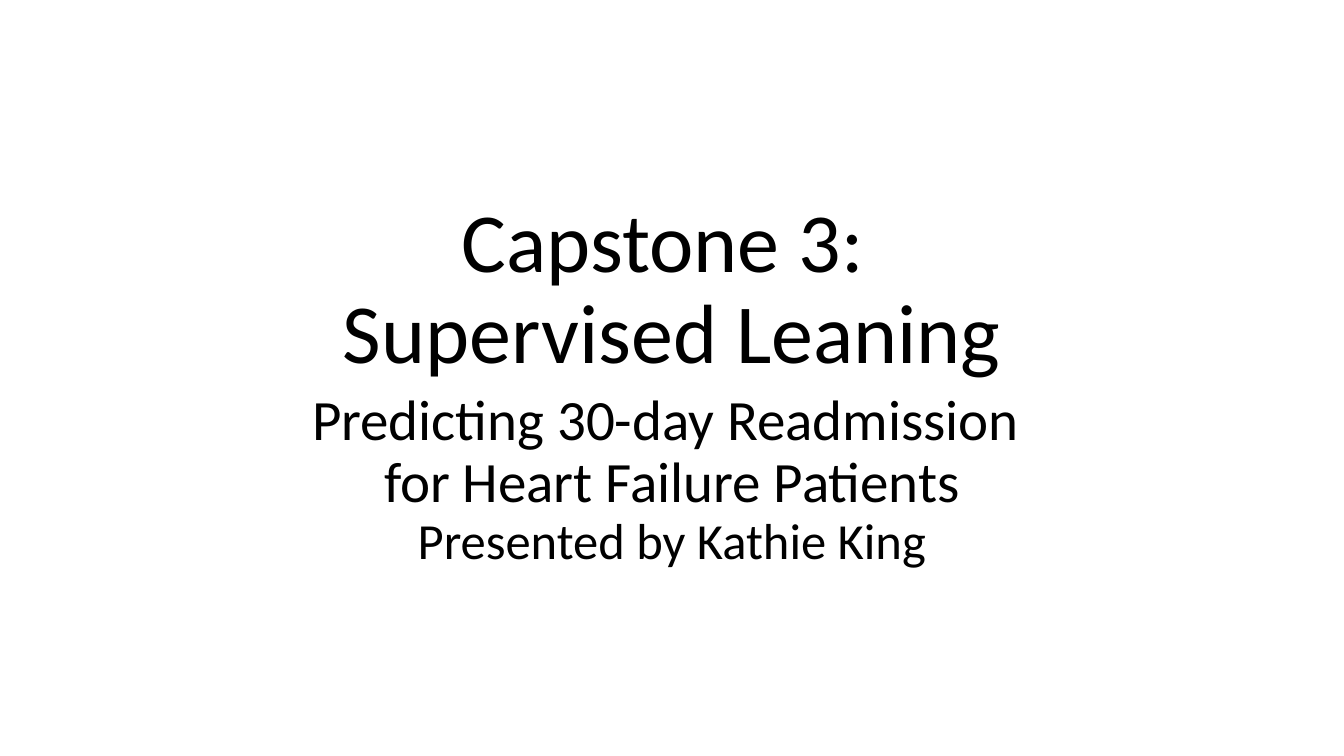
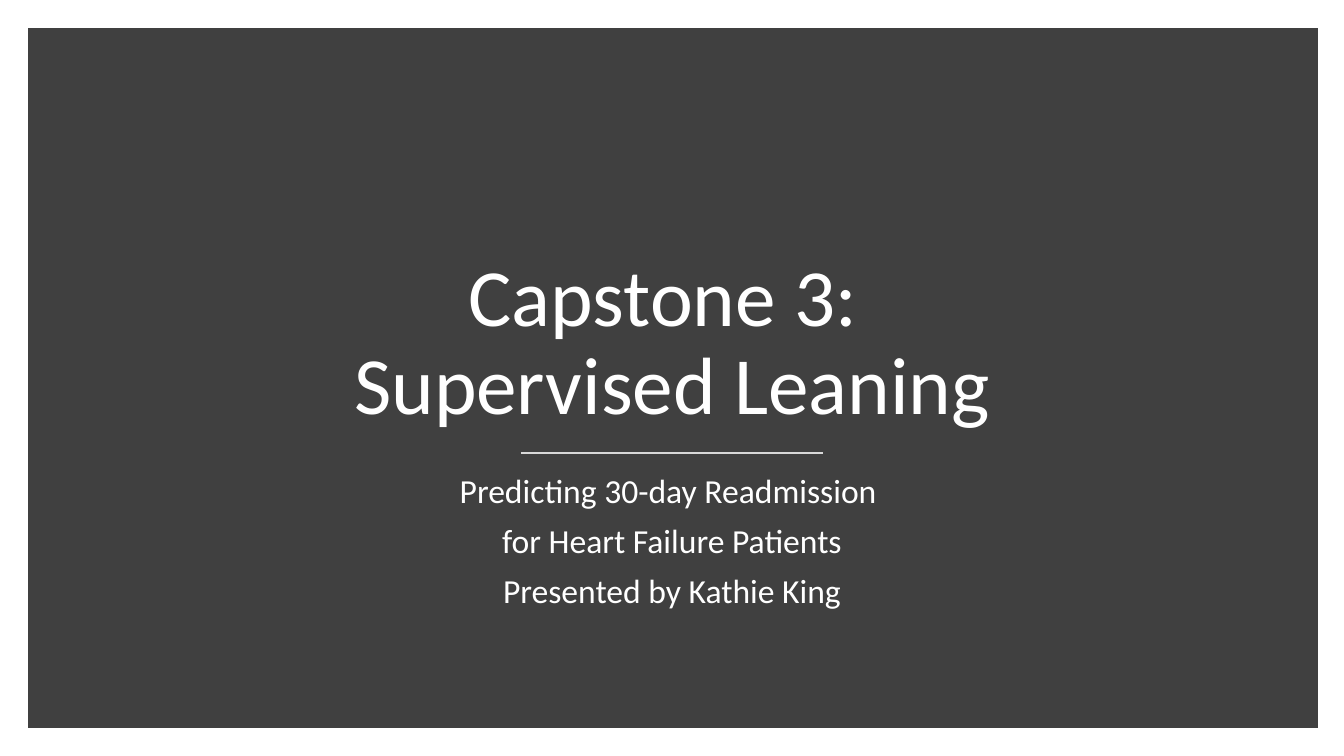
Before and after one commit to kathieking/Thinkful, a slide deck: slide 1 of Capstone 3.pptx. Drawn at 1344x756 pixels with LibreOffice and Linux fonts; fonts in the diff are those of the drawing. Boxes give left, top, right and bottom in pixels: in the first picture for what was removed or moved away, otherwise in the second. Text is boxed around its words. In the diff, an @@ line names an element or a change of style, - is before the commit and + after.

```diff
--- a/Capstone 3.pptx
+++ b/Capstone 3.pptx
@@ rectangle added at (35, 35, 1312, 721), fill #404040, outline #404040 10 pt @@
@@ title "Capstone 3: Supervised Leaning" at (354, 273, 989, 428): size 60 to 58 pt, text colour #000000 to #FFFFFF @@
@@ subtitle "Predicting 30-day Readmission": place and size @@
-subtitle "Predicting 30-day Readmission" at (312, 400, 1018, 568)
+subtitle "Predicting 30-day Readmission" at (460, 479, 876, 609)
@@ subtitle "Predicting 30-day Readmission" at (460, 479, 876, 609): size 40.7 to 24 pt in "Predicting 30-day Readmission", "for Heart Failure Patients"; text colour #000000 to #FFFFFF; size 36.1 to 24 pt in "Presented by Kathie King"; line spacing 0.7 to 0.9 @@
@@ line added from (521, 453) to (824, 453), #D9D9D9 1 pt @@
```
Also in this commit, not shown: 8 other slides changed, 2 slides added, 1 slide removed.
